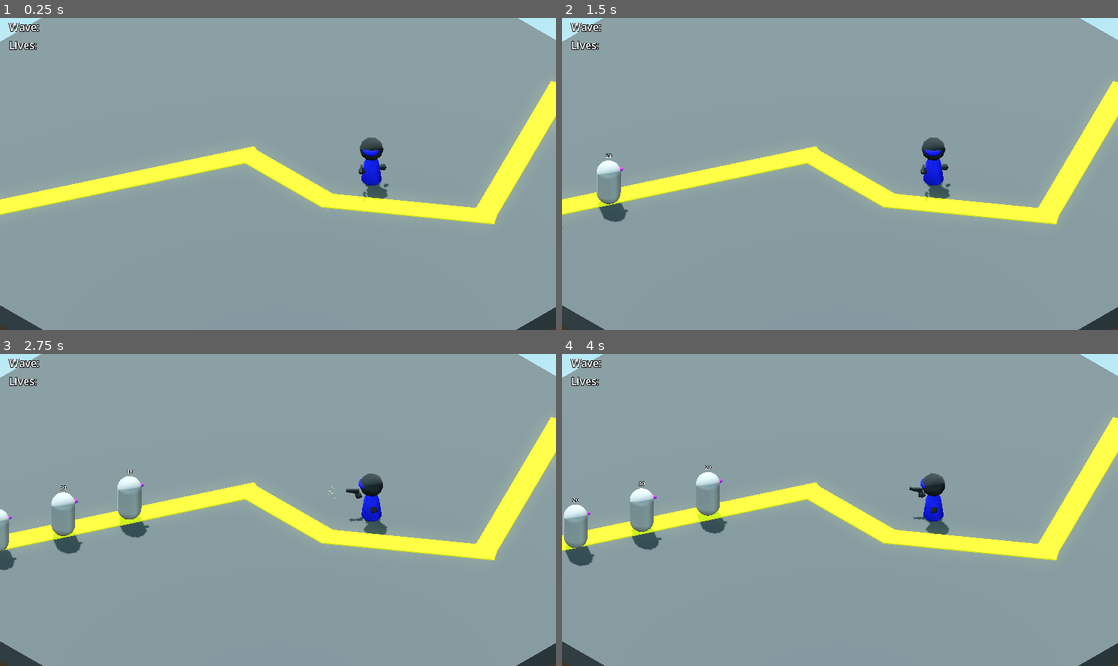
Above: before the commit, frames 1-4 (two rows, left to right).
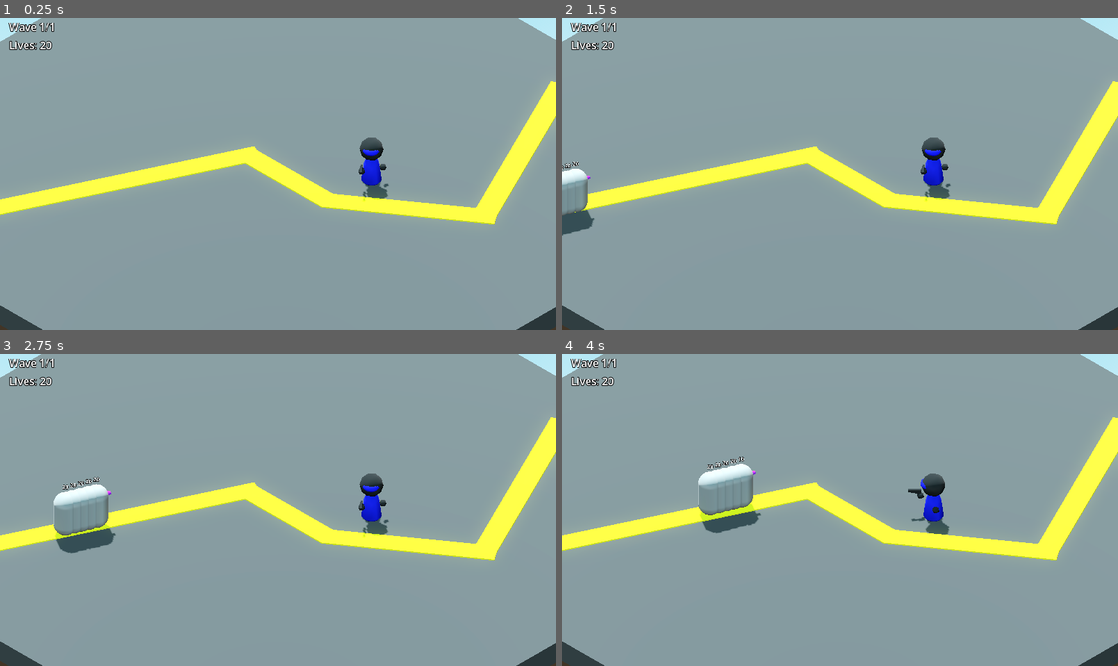
Above: after the commit, the same moments.

Repository: mathiasscherer2007/tower-defense
Game: Godot game, scene res://Scenes/main.tscn
Same seed, same stepped clock (60 frames per second), same inputs: the game is played once before the commit and once after it.
Inputs:
- Up to frame 1 (0.25 s): no input
- Up to frame 2 (1.5 s): tap Enter at 0.5 s
- Up to frame 3 (2.75 s): no input
- Up to frame 4 (4 s): no input

The runs differ from the first frame. In frame 1, 0.1% of the frame differs, in the area x 6-10%, y 1-11%; in frame 2, 1.6%; in frame 3, 2.5%; in frame 4, 2.7%, in the area x 0-70%, y 1-68%.
Error before the commit: Invalid access to property or key 'total_waves' on a base object of type 'Node3D (Level)'. (res://Scripts/main.gd:8)

Commit message:
Refactor wave logic for @export compatibility

Diff:
--- a/Scenes/Enemies/enemy.tscn
+++ b/Scenes/Enemies/enemy.tscn
@@ -16,4 +16,9 @@
 
 [node name="CollisionShape3D" type="CollisionShape3D" parent="Collision" unique_id=139847431]
 
+[node name="Health" type="Label3D" parent="." unique_id=425461400]
+transform = Transform3D(1, 0, 0, 0, 1, 0, 0, 0, 1, 0, 2.3623893, 0)
+billboard = 1
+font_size = 44
+
 [connection signal="take_damage" from="Collision" to="." method="_on_collision_take_damage"]
--- a/Scenes/Enemies/test/testbasic1.tscn
+++ b/Scenes/Enemies/test/testbasic1.tscn
@@ -30,8 +30,3 @@
 
 [node name="CollisionShape3D" parent="Collision" index="0" unique_id=139847431]
 shape = SubResource("CapsuleShape3D_duvtb")
-
-[node name="Health" type="Label3D" parent="." index="3" unique_id=1702901062]
-transform = Transform3D(1, 0, 0, 0, 1, 0, 0, 0, 1, 0, 2.3623893, 0)
-billboard = 1
-font_size = 44
--- a/Scenes/Levels/level.tscn
+++ b/Scenes/Levels/level.tscn
@@ -3,6 +3,7 @@
 [ext_resource type="Script" uid="uid://bxhabrdawn022" path="res://Scripts/Levels/level.gd" id="1_f1n8c"]
 [ext_resource type="Script" uid="uid://d12asrtuhipwj" path="res://Scripts/Player/player.gd" id="2_7x7pb"]
 [ext_resource type="Script" uid="uid://bcicqcj7lwhda" path="res://Scripts/Levels/enemy_handler.gd" id="3_yjxcc"]
+[ext_resource type="Script" uid="uid://deofo65uidnb8" path="res://Scripts/Levels/wave_handler.gd" id="4_lkqqh"]
 
 [node name="Level" type="Node3D" unique_id=2011401683]
 script = ExtResource("1_f1n8c")
@@ -18,3 +19,6 @@
 script = ExtResource("2_7x7pb")
 
 [node name="Towers" type="Node3D" parent="." unique_id=1765927691]
+
+[node name="WaveHandler" type="Node3D" parent="." unique_id=932217088]
+script = ExtResource("4_lkqqh")
--- a/Scenes/Levels/test/test1.tscn
+++ b/Scenes/Levels/test/test1.tscn
@@ -3,7 +3,9 @@
 [ext_resource type="PackedScene" uid="uid://b4otkkg0v2n1g" path="res://Scenes/Levels/level.tscn" id="1_7joup"]
 [ext_resource type="PackedScene" uid="uid://dsd6jkwa7ae8g" path="res://Scenes/Towers/test/testbasic.tscn" id="2_y5gs5"]
 [ext_resource type="Material" uid="uid://cn6sc210jlp0i" path="res://Scenes/Levels/test/path_material.tres" id="3_u46i1"]
-[ext_resource type="Script" uid="uid://deofo65uidnb8" path="res://Scripts/Levels/wave_handler.gd" id="4_4faxc"]
+[ext_resource type="Script" uid="uid://c7qvossit4a6q" path="res://Scripts/Types/wavedata.gd" id="4_4faxc"]
+[ext_resource type="Script" uid="uid://c2w3giqs0t26h" path="res://Scripts/Types/subwave.gd" id="5_7wf1s"]
+[ext_resource type="PackedScene" uid="uid://cr5vuo0jc2tjq" path="res://Scenes/Enemies/test/testbasic1.tscn" id="7_2ctv1"]
 
 [sub_resource type="ProceduralSkyMaterial" id="ProceduralSkyMaterial_7joup"]
 sky_top_color = Color(0.50980395, 0.79607844, 0.8980392, 1)
@@ -30,6 +32,19 @@
 [sub_resource type="StandardMaterial3D" id="StandardMaterial3D_x2qse"]
 albedo_color = Color(0.24840015, 0.24840018, 0.24840012, 1)
 
+[sub_resource type="Resource" id="Resource_7wf1s"]
+script = ExtResource("5_7wf1s")
+delay_wave = 500
+delay_enemies = 100
+amount = 5
+enemy = ExtResource("7_2ctv1")
+metadata/_custom_type_script = "uid://c2w3giqs0t26h"
+
+[sub_resource type="Resource" id="Resource_4faxc"]
+script = ExtResource("4_4faxc")
+sub_waves = Array[ExtResource("5_7wf1s")]([SubResource("Resource_7wf1s")])
+metadata/_custom_type_script = "uid://c7qvossit4a6q"
+
 [node name="Level" unique_id=2011401683 instance=ExtResource("1_7joup")]
 
 [node name="DirectionalLight3D" type="DirectionalLight3D" parent="." index="0" unique_id=1734798752]
@@ -53,6 +68,7 @@
 [node name="TestBasic" parent="Towers" parent_id_path=PackedInt32Array(1765927691) index="0" unique_id=1272181662 instance=ExtResource("2_y5gs5")]
 transform = Transform3D(-0.64278764, 0, 0.76604444, 0, 1, 0, -0.76604444, 0, -0.64278764, 2.319121, 0, 3.0994253)
 damage = 10.0
+pierce = 2
 cooldown = 1.0
 
 [node name="Geometry" type="Node3D" parent="." index="6" unique_id=1567942913]
@@ -85,5 +101,5 @@
 material_override = ExtResource("3_u46i1")
 size = Vector3(1, 1, 5.139489)
 
-[node name="WaveHandler" type="Node3D" parent="." index="7" unique_id=649463484]
-script = ExtResource("4_4faxc")
+[node name="WaveHandler" parent="." index="7" unique_id=932217088]
+waves = Array[ExtResource("4_4faxc")]([SubResource("Resource_4faxc")])
--- a/Scripts/Levels/level.gd
+++ b/Scripts/Levels/level.gd
@@ -2,8 +2,6 @@
 
 # TODO: Create enemyspawn area
 # Enemyspawn: Area where enemies are instantiated. Their hitbox only activates after leaving this area.
-
-# TODO: Componentize wave manager
 
 signal wave_change(new_wave: int, total_waves: int)
 signal health_change(new_health: int)
--- a/Scripts/Levels/wave_handler.gd
+++ b/Scripts/Levels/wave_handler.gd
@@ -2,15 +2,7 @@
 
 signal wave_change(new_wave: int, total_waves: int)
 
-@export var waves: Array = [
-	[
-		SubWave.new(0, 1000, 3, load("res://Scenes/Enemies/test/testbasic1.tscn")),
-		SubWave.new(3000, 3000, 5, load("res://Scenes/Enemies/test/testbasic1.tscn"))
-	],
-	[
-		SubWave.new(500, 600, 10, load("res://Scenes/Enemies/test/testbasic1.tscn"))
-	]
-]
+@export var waves: Array[WaveData]
 
 var wave_counter: int = 0:
 	set(value):
@@ -19,8 +11,9 @@
 		return wave_counter
 var wave_enemy_counter: int = 0
 
+
 func load_wave() -> void:
-	for subwave: SubWave in waves[wave_counter]:
+	for subwave: SubWave in waves[wave_counter].sub_waves:
 		var start_timer = get_tree().create_timer(subwave.delay_wave/1000.0)
 		var callable = load_subwave.bind(subwave.delay_enemies, subwave.amount, subwave.enemy)
 		start_timer.timeout.connect(callable)
@@ -42,17 +35,17 @@
 	get_parent().enemy_handler.add_child(path_follow)
 
 
-func _on_enemy_death(_data: Dictionary) -> void:
-	wave_enemy_counter -= 1
-	check_wave_end()
-
-
 func check_wave_end() -> void:
 	if wave_enemy_counter == 0 && len(waves) > wave_counter+1:
 		await get_tree().create_timer(5).timeout
 		wave_counter += 1
 		wave_change.emit(wave_counter+1, len(waves))
 		load_wave()
+
+
+func _on_enemy_death(_data: Dictionary) -> void:
+	wave_enemy_counter -= 1
+	check_wave_end()
 
 
 func _on_enemy_exit(_data: Dictionary) -> void:
--- a/Scripts/Types/subwave.gd
+++ b/Scripts/Types/subwave.gd
@@ -1,16 +1,10 @@
-class_name SubWave
+class_name SubWave extends Resource
 
 ## Delay from start of wave, in milliseconds
-var delay_wave: int
+@export var delay_wave: int
 ## Delay between enemies, in milliseconds
-var delay_enemies: int
+@export var delay_enemies: int
 ## Amount of enemies
-var amount: int
+@export var amount: int
 ## Enemy scene
-var enemy: PackedScene
-
-func _init(n_delay_wave: int, n_delay_enemies: int, n_amount: int, n_enemy: PackedScene) -> void:
-    self.delay_wave = n_delay_wave
-    self.delay_enemies = n_delay_enemies
-    self.amount = n_amount
-    self.enemy = n_enemy
+@export var enemy: PackedScene
--- /dev/null
+++ b/Scripts/Types/wavedata.gd
@@ -0,0 +1,3 @@
+class_name WaveData extends Resource
+
+@export var sub_waves : Array[SubWave] = []
--- a/Scripts/globals.gd
+++ b/Scripts/globals.gd
@@ -1,4 +1,7 @@
 # This is where user settings and other globally-accessed variables go
 extends Node
 
+# TODO: Random number generator for juice later
+
 var screen_shake_mult: float = 1.0
+var rng := RandomNumberGenerator.new()
--- a/Scripts/main.gd
+++ b/Scripts/main.gd
@@ -5,7 +5,7 @@
 
 
 func _ready() -> void:
-	ui.setup(level.player.lives, level.total_waves)
+	ui.setup(level.player.lives, level.wave_handler.get_total_waves())
 
 	level.health_change.connect(ui._on_health_change)
 	level.wave_change.connect(ui._on_wave_change)
Not shown, added: Scripts/Types/wavedata.gd.uid
